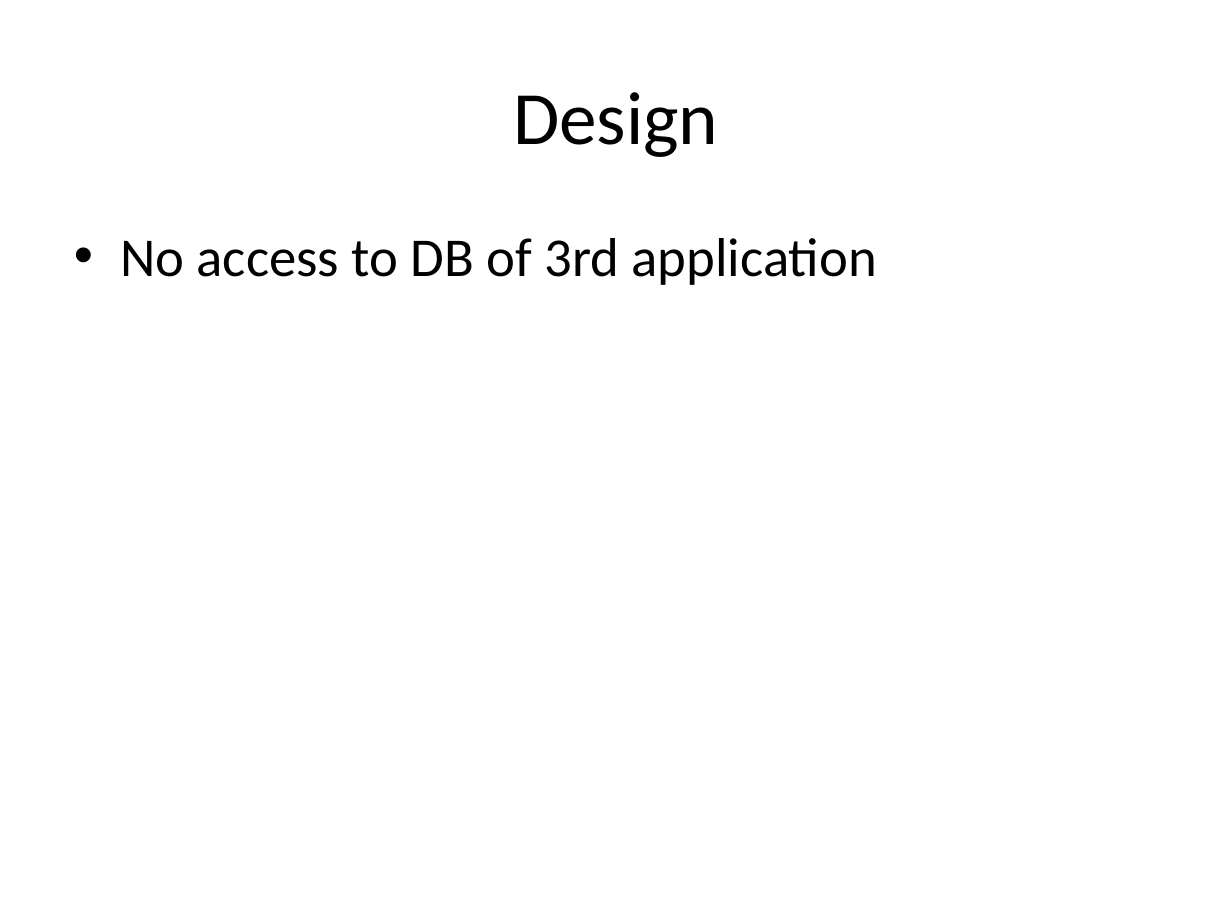
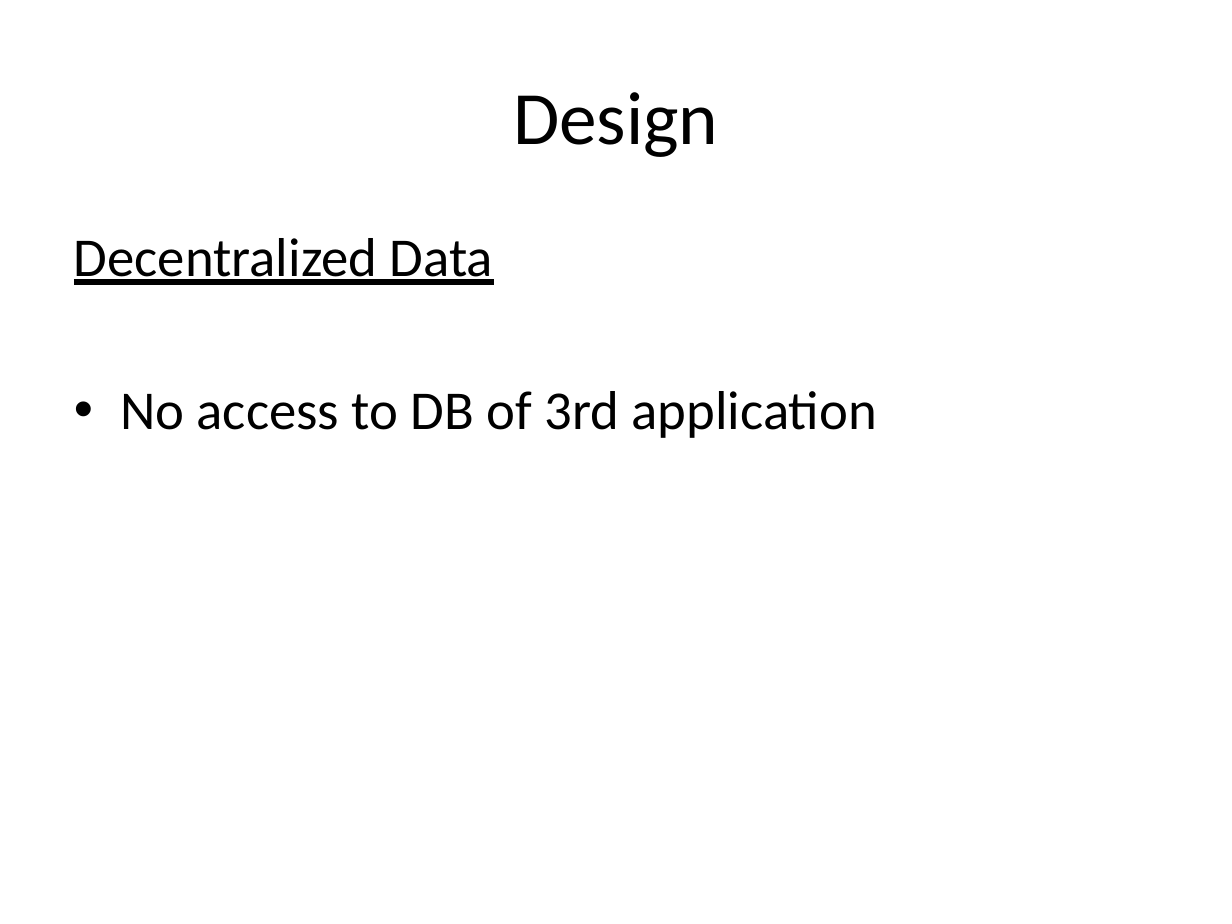
Before and after one commit to vitali-kviatkouski/personal, a slide deck: slide 7 of Microservices.pptx (slide 4 before the commit). Drawn at 1232x924 pixels with LibreOffice and Linux fonts; fonts in the diff are those of the drawing. Boxes give left, top, right and bottom in pixels: in the first picture for what was removed or moved away, otherwise in the second. Text is boxed around its words. In the diff, an @@ line names an element or a change of style, - is before the commit and + after.

```diff
--- a/Microservices.pptx
+++ b/Microservices.pptx
@@ text at (74,238,493,285): paragraph added @@
+Decentralized Data
```
Also in this commit, not shown: 3 other slides changed, 5 slides added, 1 slide removed, 1 other file.
